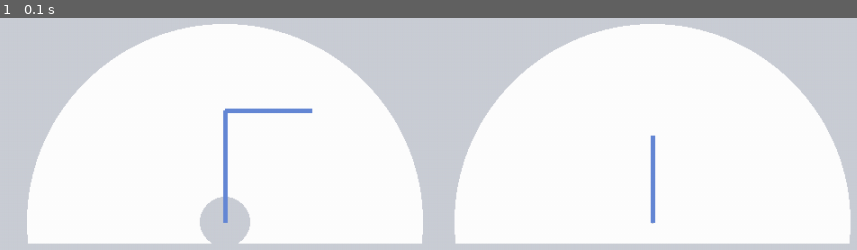
Above: before the commit, frame 1.
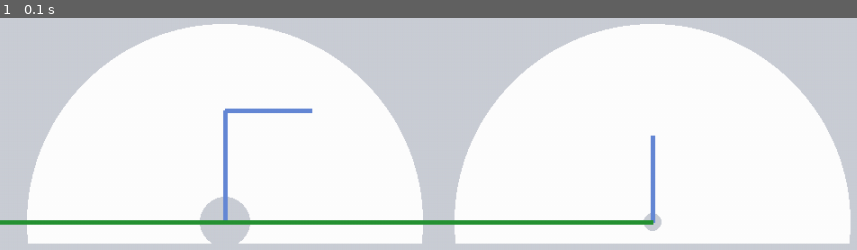
Above: after the commit, the same moment.

Repository: abackes19/ink
Game: pygame game, started from pygame-ik4.py
Two runs of this game, one before a commit and one after it. Both use one fixed random seed, a clock stepped at 60 frames per second and the inputs below.
Inputs:
- Up to frame 1 (0.1 s): no input

The runs differ from the first frame. In frame 1, 1.7% of the frame differs, in the area x 0-78%, y 84-92%.

Commit message:
attempting elbow

Diff:
--- a/pygame-ik4.py
+++ b/pygame-ik4.py
@@ -122,7 +122,7 @@
 
 #        pygame.draw.line(screen, blue, [toriginx,toriginz], [toriginx + d_one, toriginz + d_two], 5) # not sure what this was
         pygame.draw.line(screen, blue, (toriginz, toriginx), [(toriginz - z), (pxo)], 5)
-#        pygame.draw.line(screen, green, (toriginz, toriginx), (ze, pxe), 5)
+        pygame.draw.line(screen, green, (toriginz, toriginx), (toriginz - ze, pxe), 5)
     else: # out of range so stay
         pygame.draw.lines(screen, pink, False, [[originx,originy], [xe, ye], [xo, yo]], 5)
         pygame.draw.circle(screen, pink, (x, y), (5), 0)
@@ -134,7 +134,7 @@
     pygame.draw.circle(screen, grey, (originx, originy), (d_one - d_two), 0)
     # topview
     pygame.draw.circle(screen, white, (toriginz, toriginx), (d_one + d_two), 0)
-    pygame.draw.circle(screen, grey, (toriginz, toriginx), (2), 0)
+    pygame.draw.circle(screen, grey, (toriginz, toriginx), (10), 0)
     pygame.draw.rect(screen, grey, [0, (originy + 24), display_width, display_width])
 
 #please work rectangle
